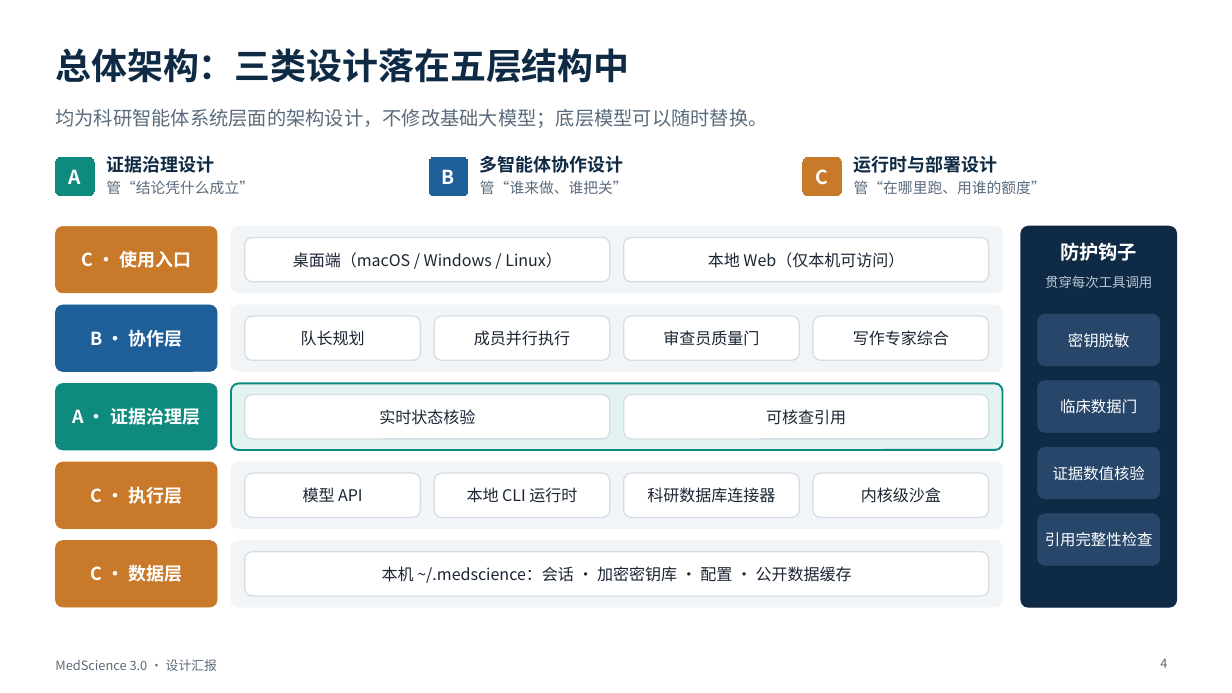
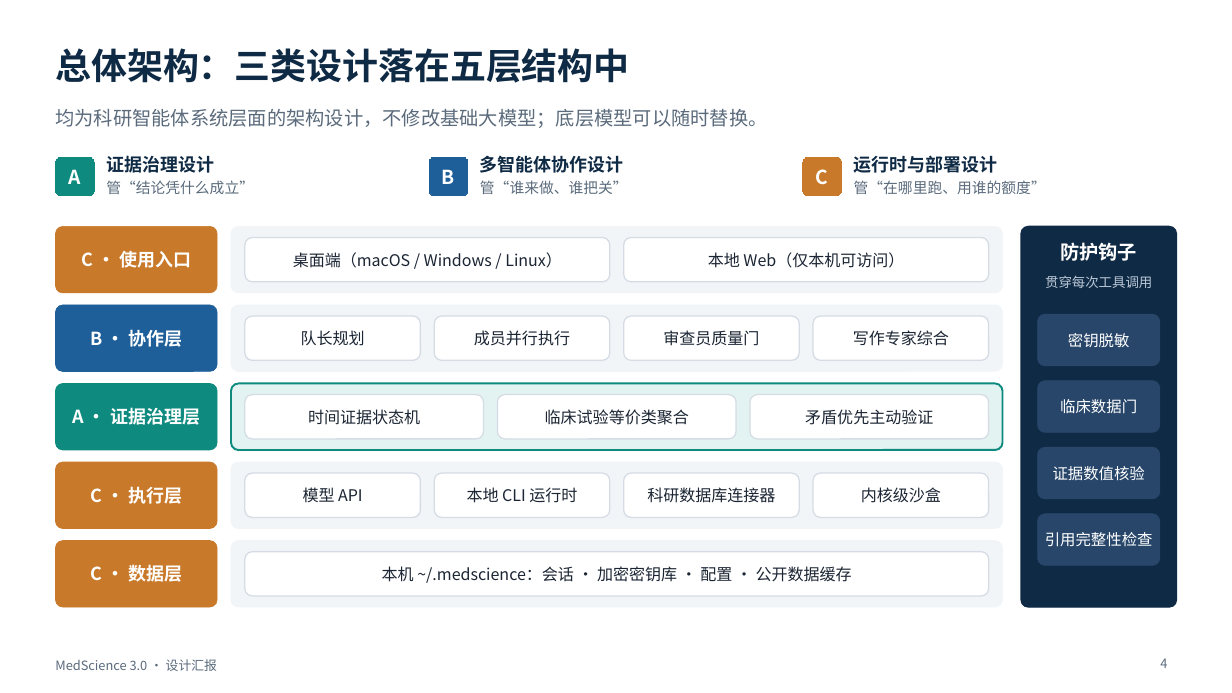
Before and after one commit to BenjaminDuo/MedScience, a slide deck: slide 4 of docs/presentation/MedScience-3.0-设计汇报.pptx. Drawn at 1232x693 pixels with LibreOffice and Linux fonts; fonts in the diff are those of the drawing. Boxes give left, top, right and bottom in pixels: in the first picture for what was removed or moved away, otherwise in the second. Text is boxed around its words. In the diff, an @@ line names an element or a change of style, - is before the commit and + after.

```diff
--- a/docs/presentation/MedScience-3.0-设计汇报.pptx
+++ b/docs/presentation/MedScience-3.0-设计汇报.pptx
@@ rounded rectangle "时间证据状态机": place and size @@
-rounded rectangle "时间证据状态机" at box(245, 395, 610, 439)
+rounded rectangle "时间证据状态机" at box(245, 395, 483, 439)
@@ text in rounded rectangle at box(308, 409, 420, 425): text changed @@
-实时状态核验
+时间证据状态机
@@ rounded rectangle added at box(497, 395, 736, 439), fill #FFFFFF, outline #D5DCE4 1 pt, 12.5 pt, text #1B2533 @@
+临床试验等价类聚合
@@ rounded rectangle removed at box(624, 395, 989, 439) @@
-可核查引用
@@ rounded rectangle added at box(750, 395, 989, 439), fill #FFFFFF, outline #D5DCE4 1 pt, 12.5 pt, text #1B2533 @@
+矛盾优先主动验证
```
Also in this commit, not shown: 5 other slides changed, 4 slides added, 2 slides removed, 2 other files.
